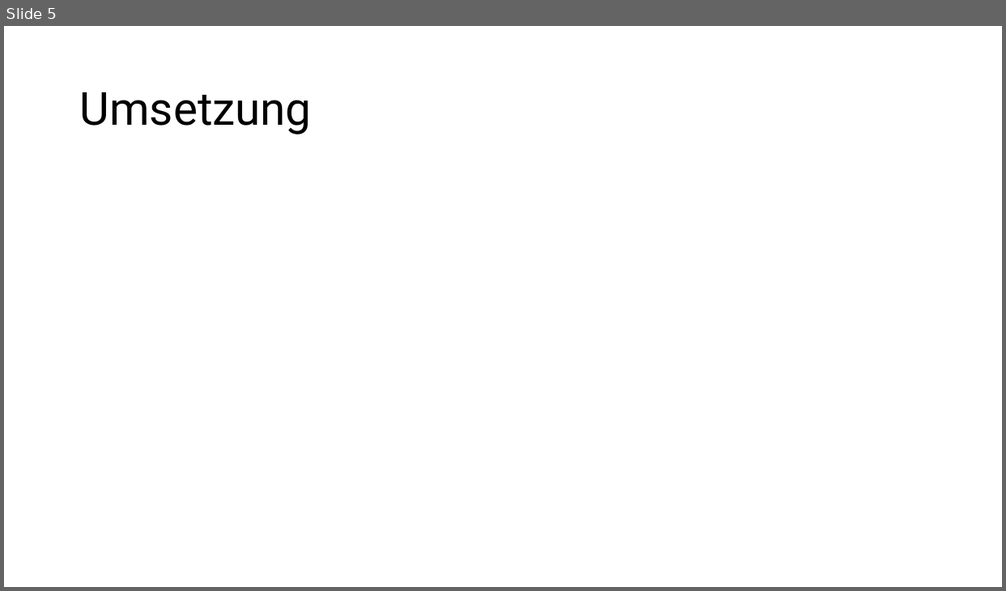
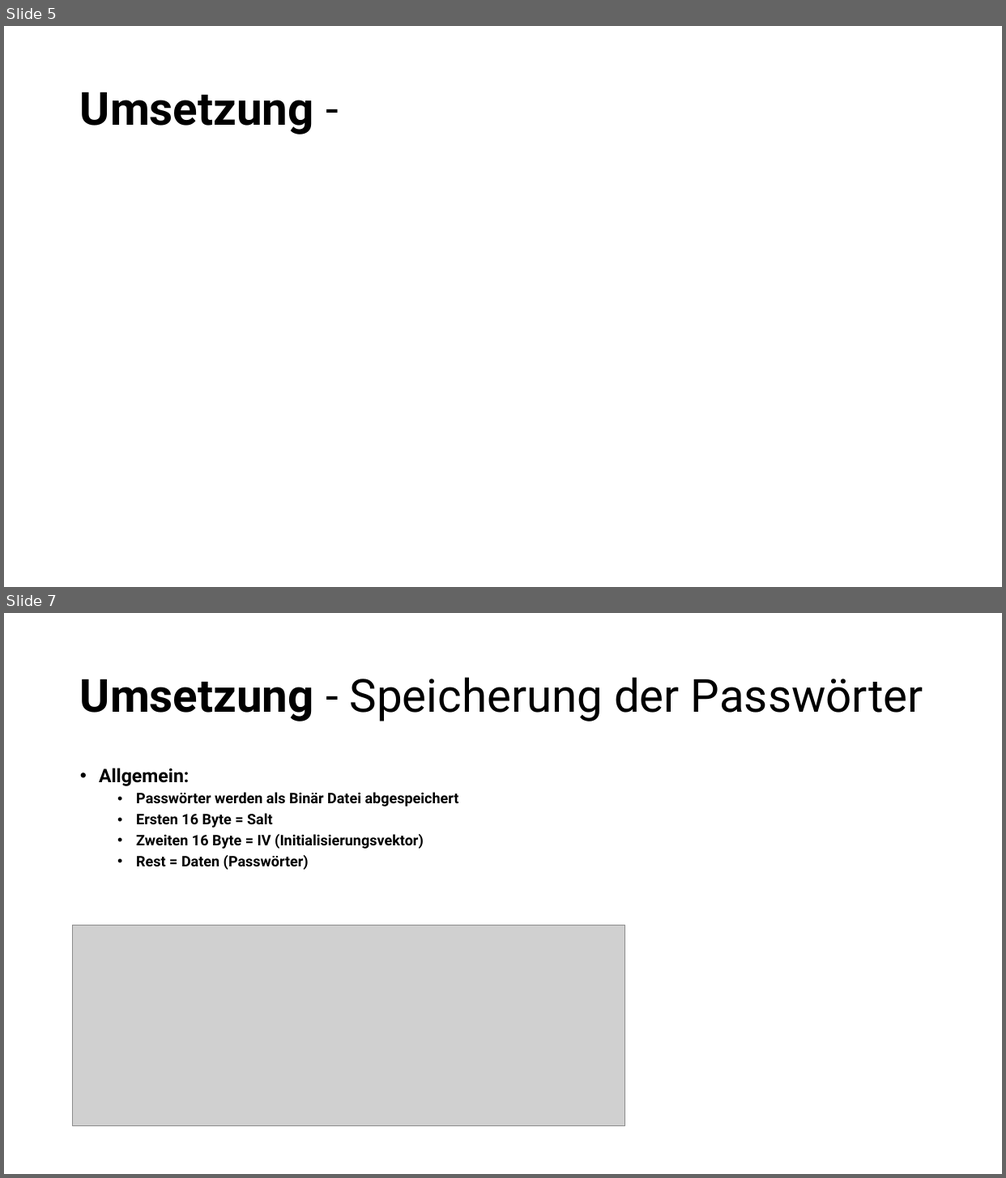
Before and after one commit to NykyTV/PasswortManager, a slide deck: pp/Presentation.pptx. Shown one above the other, each under a label of ours: slide 5 before the commit, slides 5 and 7 after it; the slides between them are not shown. The pictures are 1006x591 and 1006x1178 pixels, drawn with LibreOffice and Linux fonts; fonts in the diff are those of the drawing; grey boxes stand for pictures. Boxes give left, top, right and bottom in pixels: in the first picture for what was removed or moved away, otherwise in the second. Text is boxed around its words. In the diff, an @@ line names an element or a change of style, - is before the commit and + after.

```diff
--- a/pp/Presentation.pptx
+++ b/pp/Presentation.pptx
@@ slide 7 added at (x1=4, y1=613, x2=1002, y2=1174), background #FFFFFF @@
@@ title added at (x1=80, y1=677, x2=923, y2=722), 44 pt, text #000000 @@
+Umsetzung - Speicherung der Passwörter
@@ text added at (x1=99, y1=768, x2=459, y2=870), 14 pt, text #000000, bold @@
+• Allgemein:
+  • Passwörter werden als Binär Datei abgespeichert
+  • Ersten 16 Byte = Salt
+  • Zweiten 16 Byte = IV (Initialisierungsvektor)
+  • Rest = Daten (Passwörter)
@@ picture added at (x1=73, y1=925, x2=625, y2=1126) @@
@@ slide 5 changed as well @@
@@ title at (x1=80, y1=92, x2=314, y2=135): text changed; bold on @@
-Umsetzung
+Umsetzung -
```
Also in this commit, not shown: 5 other slides changed, 1 other slide added.
